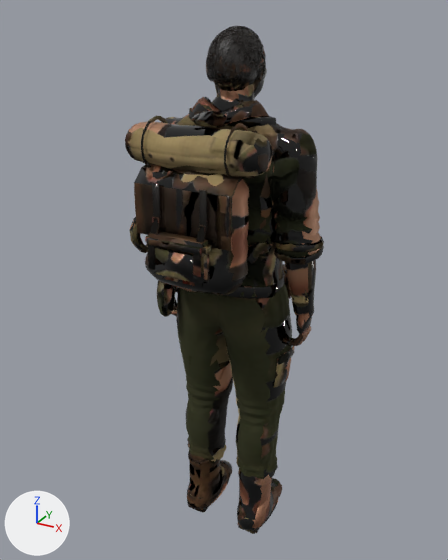
The glTF model causeway/public/assets/runner.high.glb, before and after one commit.
Both versions are drawn from a 50 mm camera at (0.892, -1.678, 1.816) aimed at (-0.012, -0.034, 0.994). The axes (+X, +Y, +Z) are drawn at lower left. The lights are the same throughout. The first picture is the older version. Vertices at exactly the same position are counted once.

Before the edit, the objects in view are built like this:
```python
me_runner_mesh = bpy.data.meshes.new('runner_mesh')
me_runner_mesh.from_pydata(...)  # 19313 vertices, 31625 faces; spans x -0.32..0.32, y -0.35..0.18, z 0.0..1.77
# faces by material slot: [27963, 3662]
me_runner_mesh.materials.append(mat_m_runner)
me_runner_mesh.materials.append(mat_m_hair)  # picture img_runner_hair
ob_runner_mesh = bpy.data.objects.new('runner_mesh', me_runner_mesh)
ob_runner_mesh.location = (0.0, 0.0, 0.0)
```
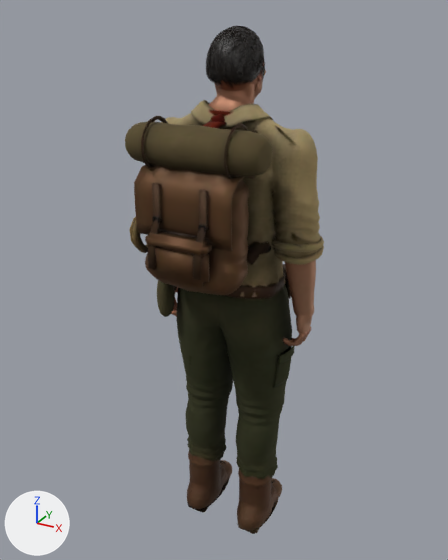
Edits to the bpy script that builds the scene:
```text
Change me_runner_mesh:
    used by ob_runner_mesh; location = (0.0, 0.0, 0.0)
    remove me_runner_mesh.from_pydata(...)  # 19313 vertices, 31625 faces; spans x -0.32..0.32, y -0.35..0.18, z 0.0..1.77
    add me_runner_mesh.from_pydata(...)  # 20434 vertices, 32910 faces; spans x -0.32..0.32, y -0.35..0.18, z 0.0..1.77
    me_runner_mesh part 1: 1838 vertices moved within x -0.25..0.3, y -0.22..0.13, z 0.8..1.77; 1653 vertices removed from x -0.28..0.29, y -0.34..0.14, z 0.8..1.77; 2767 vertices added at x -0.3..0.3, y -0.34..0.13, z 0.8..1.77
    me_runner_mesh part 2: 20 vertices moved within x -0.16..0.17, y -0.1..0.18, z 0.03..0.27; 17 vertices removed from x -0.16..0.14, y -0.1..0.18, z 0.03..0.25; 16 vertices added at x -0.15..0.13, y -0.1..0.18, z 0.03..0.25
    me_runner_mesh part 3: 19601 kept faces spanning x -0.32..0.32, y -0.35..0.18, z 0.0..1.76 get new texture (UV) coordinates
    other edits to the shape of me_runner_mesh do not show in these pictures
```

Where the change shows, as pixel boxes (x1, y1, x2, y2) in the pictures (448 x 560 px; the box of a moved part takes in the faces that stretch with it):
part 1 of me_runner_mesh, moved or reshaped
    before: (151, 26, 316, 345)
    after: (148, 26, 316, 346)
part 2 of me_runner_mesh, moved or reshaped
    before: (190, 461, 275, 502)
    after: (190, 462, 275, 502)
part 3 of me_runner_mesh, surface changed
    before: (125, 62, 324, 533)
    after: (125, 34, 324, 533)
